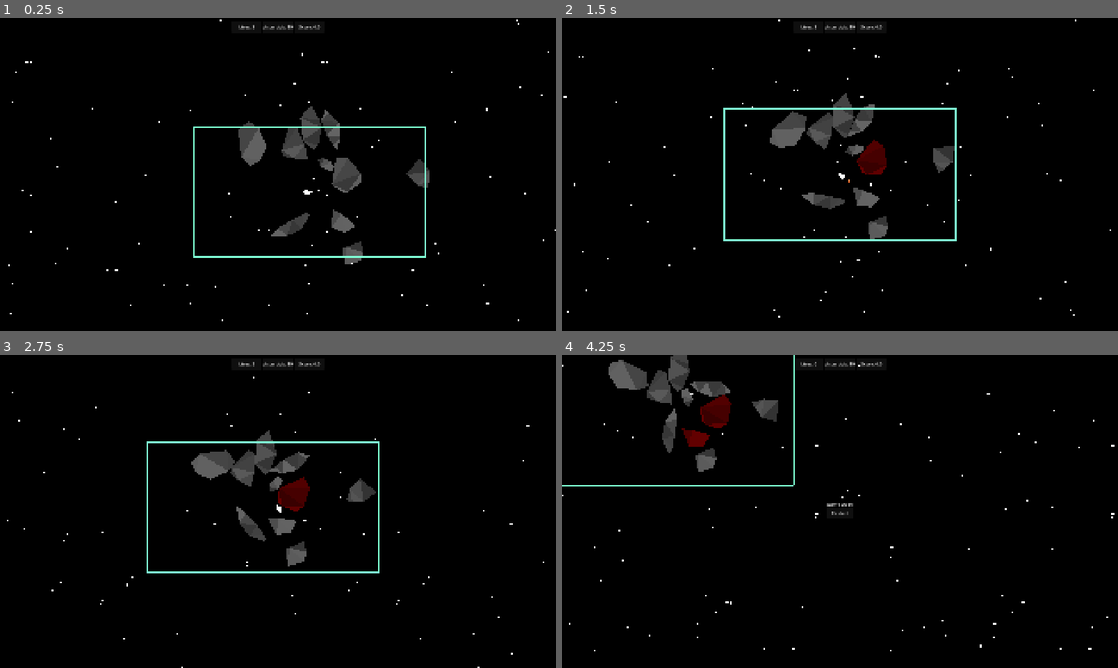
Above: before the commit, frames 1-4 (two rows, left to right).
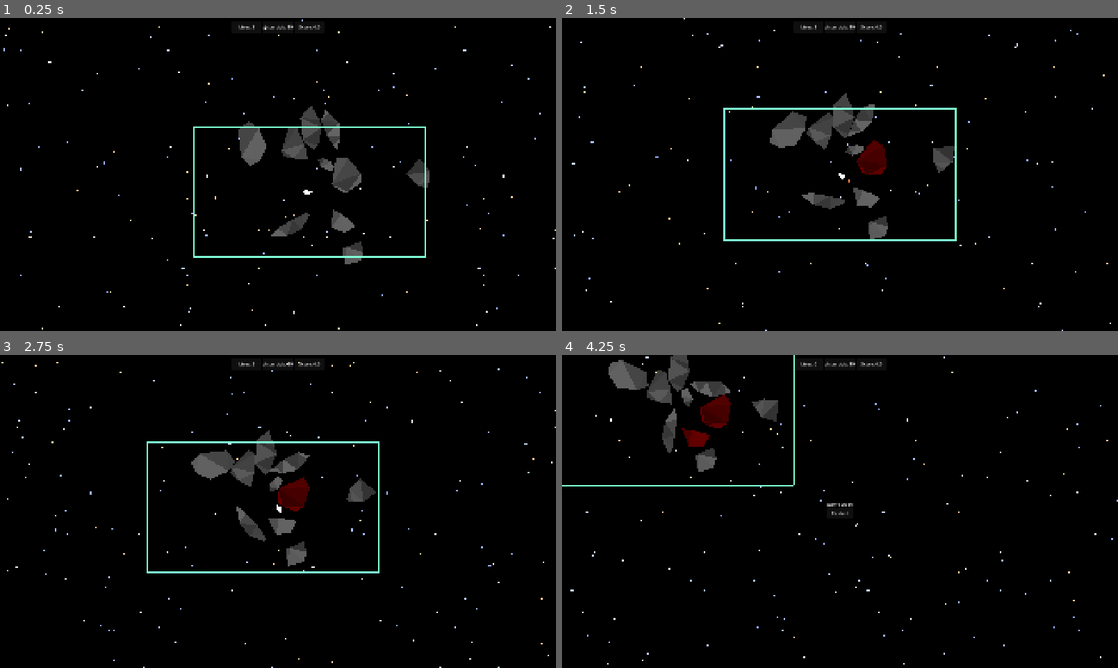
Above: after the commit, the same moments.

Repository: ProudFridge/Asteroids
Game: Godot game, scene res://scenes/game/game.tscn
Same seed, same stepped clock (60 frames per second), same inputs: the game is played once before the commit and once after it.
Inputs (mouse positions are in pixels of both pictures, inside the frame that each line leads up to):
- Up to frame 1 (0.25 s): no input
- Up to frame 2 (1.5 s): tap Enter at 0.5 s; move the mouse to (962, 158) at 0.52 s; hold D (turn_right) 0.53-1.28 s; hold Space (shoot) 0.53-1.28 s; click (962, 158) at 0.67 s; move the mouse to (728, 190) at 1.27 s; hold S (backwards) from 1.28 s (still down); tap Alt at 1.35 s
- Up to frame 3 (2.75 s): move the mouse to (333, 442) at 2.02 s; release S (backwards) at 2.03 s; hold D (turn_right) from 2.03 s (still down); tap Shift at 2.1 s
- Up to frame 4 (4.25 s): move the mouse to (812, 574) at 2.77 s; release D (turn_right) at 2.78 s; hold W (forwards) 2.78-3.53 s; tap Space (shoot) at 2.85 s; click (812, 574) at 2.92 s; move the mouse to (1006, 558) at 3.52 s; hold A (turn_left) from 3.53 s (still down); tap Alt at 3.6 s

The runs differ from the first frame. In frame 1, 0.4% of the frame differs, in the area x 0-100%, y 0-100%; in frame 2, 0.3%; in frame 3, 0.3%; in frame 4, 0.4%.

Commit message:
Add random colors to the stars

Diff:
--- a/scenes/managers/stars_manager/stars_manager.gd
+++ b/scenes/managers/stars_manager/stars_manager.gd
@@ -4,7 +4,16 @@
 var starAmount: int = 50 # star amount in a container with the size of repeat_size
 var repeatSize: Vector2 = Vector2(1024, 1024)
 var repeatTimes: int = 8
-
+# Array of main-sequence star colors taken from https://en.wikipedia.org/wiki/Stellar_classification
+var starColors: Array[Color] = [
+	Color("9bb0ff"),
+	Color("aabfff"),
+	Color("cad7ff"),
+	Color("f8f7ff"),
+	Color("fff4ea"),
+	Color("ffd2a1"),
+	Color("ffda9bff")]
+	#Color("ffcc6f")]
 
 func _ready() -> void:
 	# Create parallax layers
@@ -33,18 +42,20 @@
 	add_child(largeStars)
 
 	# Add stars to each layer
-	for i: int in starAmount:
+	for i: int in starAmount * 5:
 		var star: Star = Star.new()
 		star.size = randf_range(1, 2)
 		star.cornerRatio = randf_range(0, 0.5)
 		star.position = Vector2(randf_range(0, repeatSize.x), randf_range(0, repeatSize.y))
+		star.color = generate_star_color()
 		smallStars.add_child(star)
 
-	for i: int in starAmount:
+	for i: int in starAmount * 2:
 		var star: Star = Star.new()
 		star.size = randf_range(2, 3)
 		star.cornerRatio = randf_range(0, 0.5)
 		star.position = Vector2(randf_range(0, repeatSize.x), randf_range(0, repeatSize.y))
+		star.color = generate_star_color()
 		mediumStars.add_child(star)
 
 	for i: int in starAmount:
@@ -52,4 +63,10 @@
 		star.size = randf_range(3, 5)
 		star.cornerRatio = randf_range(0, 0.5)
 		star.position = Vector2(randf_range(0, repeatSize.x), randf_range(0, repeatSize.y))
+		star.color = generate_star_color()
 		largeStars.add_child(star)
+
+func generate_star_color() -> Color:
+	var rand: int = randi_range(0, starColors.size() - 1)
+
+	return starColors[rand]
